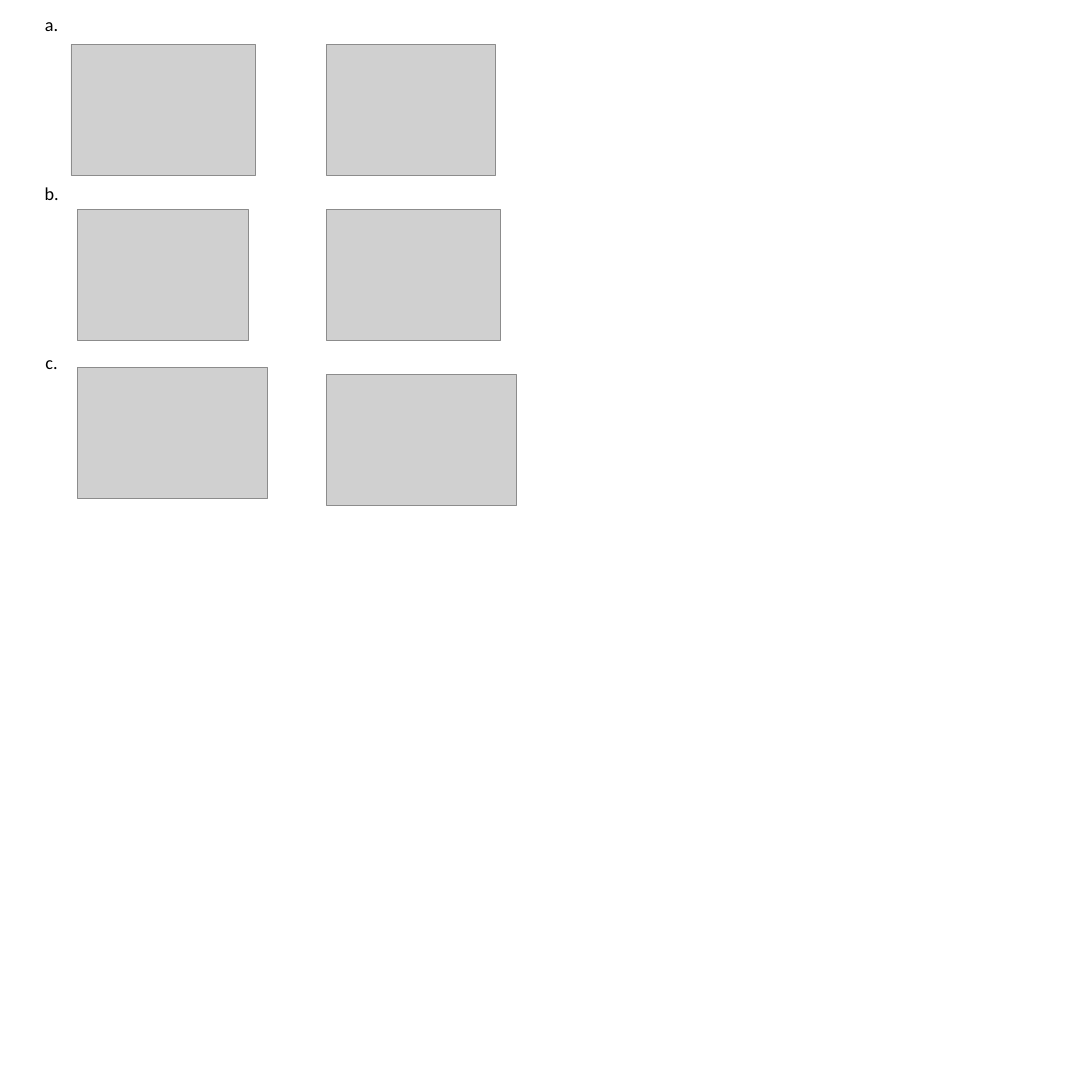
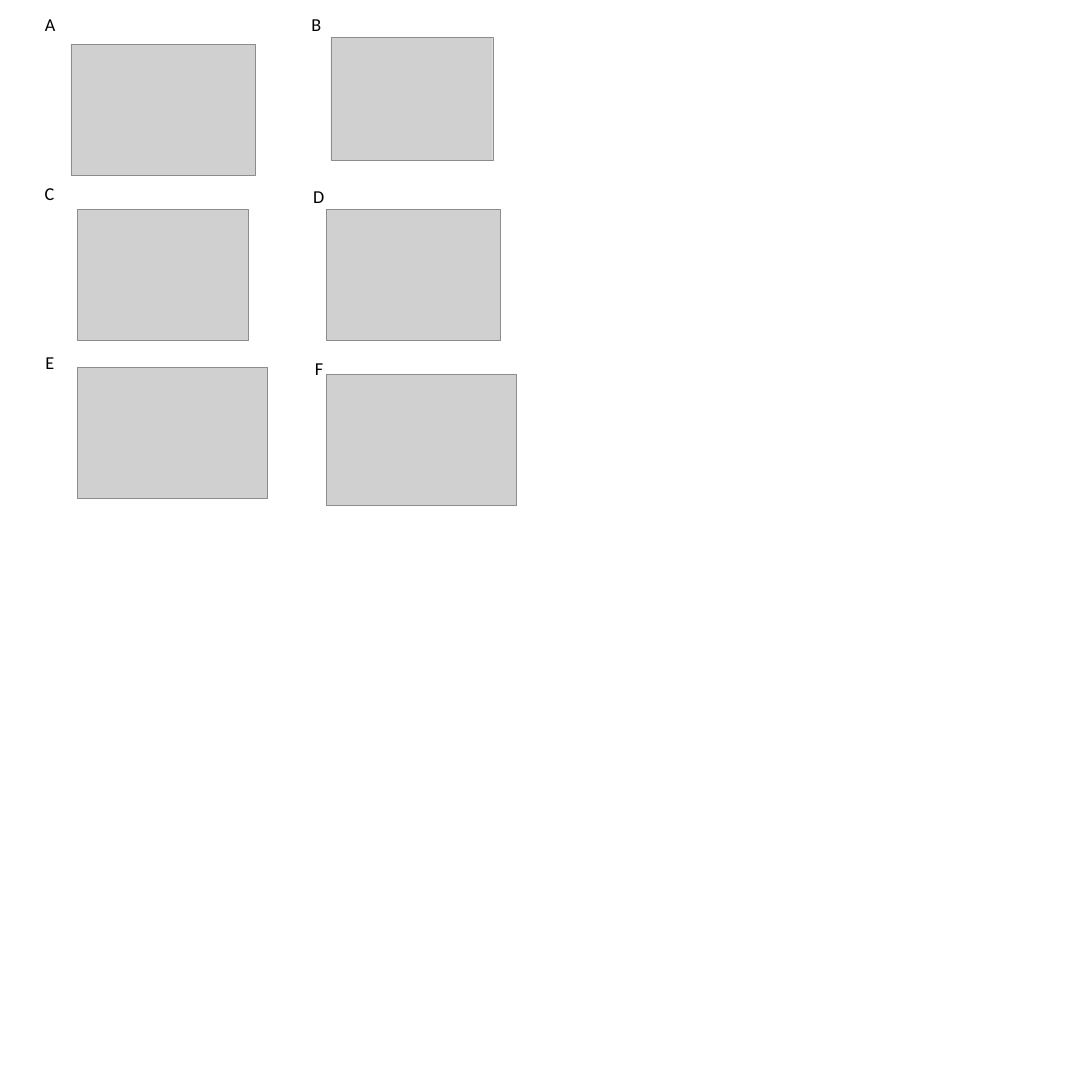
Before and after one commit to smangul1/seeing.beyond.target.results, a slide deck: slide 1 of fig.mt.rdna_ppt.pptx. Drawn at 1092x1092 pixels with LibreOffice and Linux fonts; fonts in the diff are those of the drawing; grey boxes stand for pictures. Boxes give left, top, right and bottom in pixels: in the first picture for what was removed or moved away, otherwise in the second. Text is boxed around its words. In the diff, an @@ line names an element or a change of style, - is before the commit and + after.

```diff
--- a/fig.mt.rdna_ppt.pptx
+++ b/fig.mt.rdna_ppt.pptx
@@ text at <box>45,19,56,31</box>: text changed @@
-a.
+A
@@ text at <box>311,19,321,31</box>: text changed @@
-b.
+B
@@ picture: place and size @@
-picture at <box>327,45,495,176</box>
+picture at <box>331,38,493,160</box>
@@ text at <box>45,188,55,200</box>: text changed @@
-c.
+C
@@ text added at <box>313,191,324,203</box>, 30 pt, text #000000 @@
+D
@@ text added at <box>45,357,54,369</box>, 30 pt, text #000000 @@
+E
@@ text added at <box>315,363,323,375</box>, 30 pt, text #000000 @@
+F
```
Also in this commit, not shown: 5 other files.
